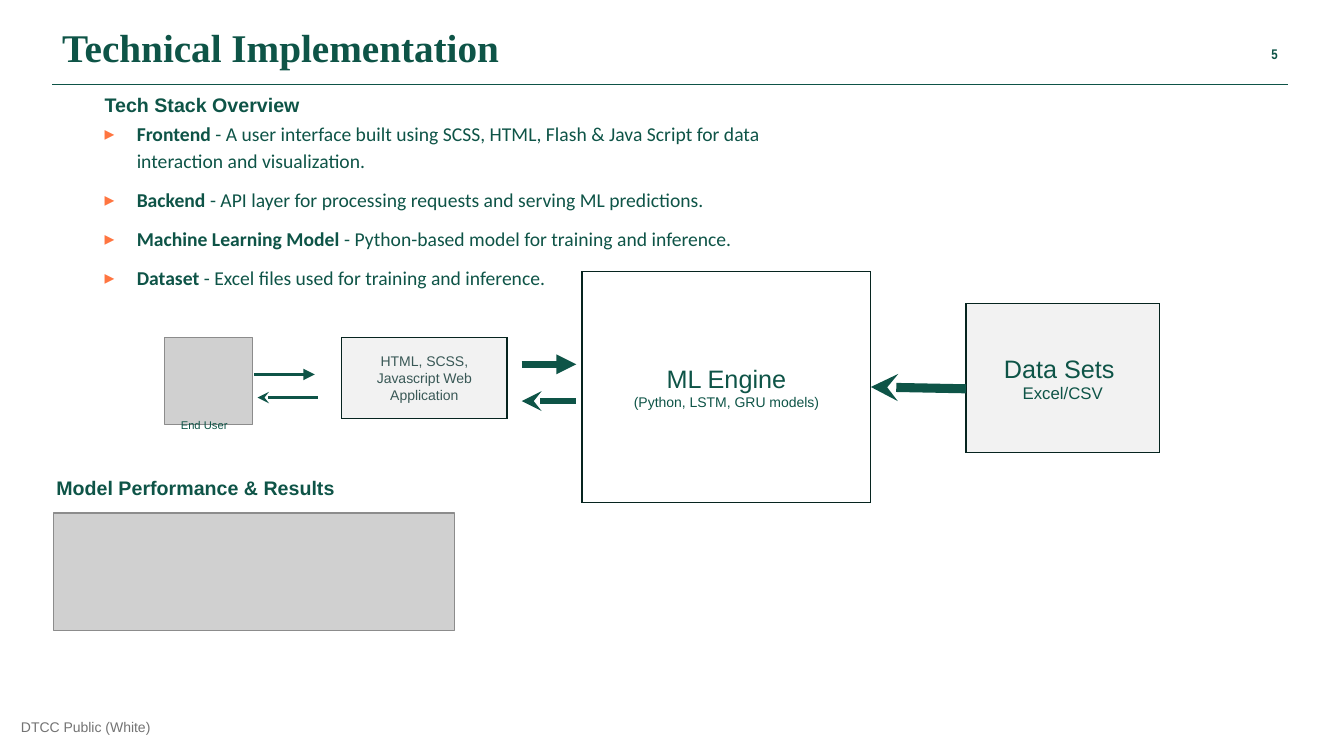
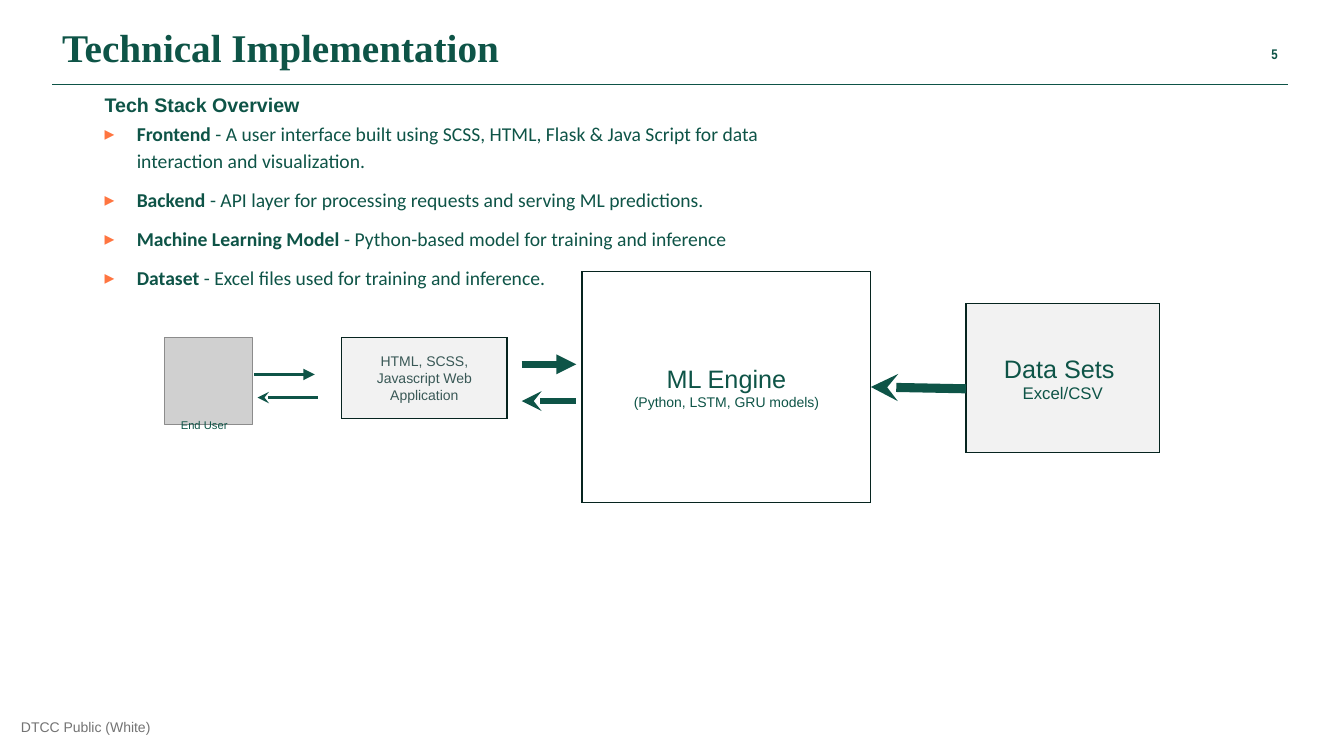
Before and after one commit to finos-labs/dtcch-2025-predicta, a slide deck: slide 5 of documents/Sentinova.pptx. Drawn at 1344x756 pixels with LibreOffice and Linux fonts; fonts in the diff are those of the drawing; grey boxes stand for pictures. Boxes give left, top, right and bottom in pixels: in the first picture for what was removed or moved away, otherwise in the second. Text is boxed around its words. In the diff, an @@ line names an element or a change of style, - is before the commit and + after.

Commit message:
Updates
minor updates

```diff
--- a/documents/Sentinova.pptx
+++ b/documents/Sentinova.pptx
@@ text at (137,127,758,168): text changed @@
-▸ Frontend - A user interface built using SCSS, HTML, Flash & Java Script for data interaction and visualization.
+▸ Frontend - A user interface built using SCSS, HTML, Flask & Java Script for data interaction and visualization.
@@ text at (137,232,727,250): text changed @@
-▸ Machine Learning Model - Python-based model for training and inference.
+▸ Machine Learning Model - Python-based model for training and inference
@@ text removed at (56,480,335,496) @@
-Model Performance & Results
@@ picture removed at (53,513,455,630) @@
```
Also in this commit, not shown: 3 other slides changed, 1 slide removed.
